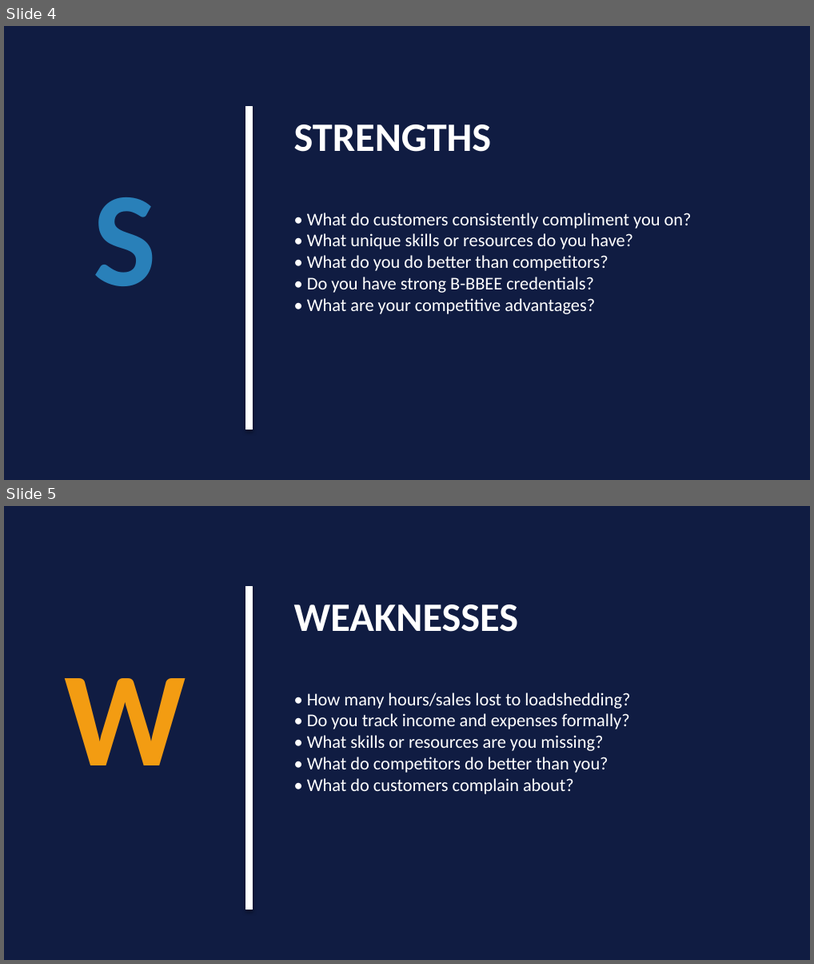
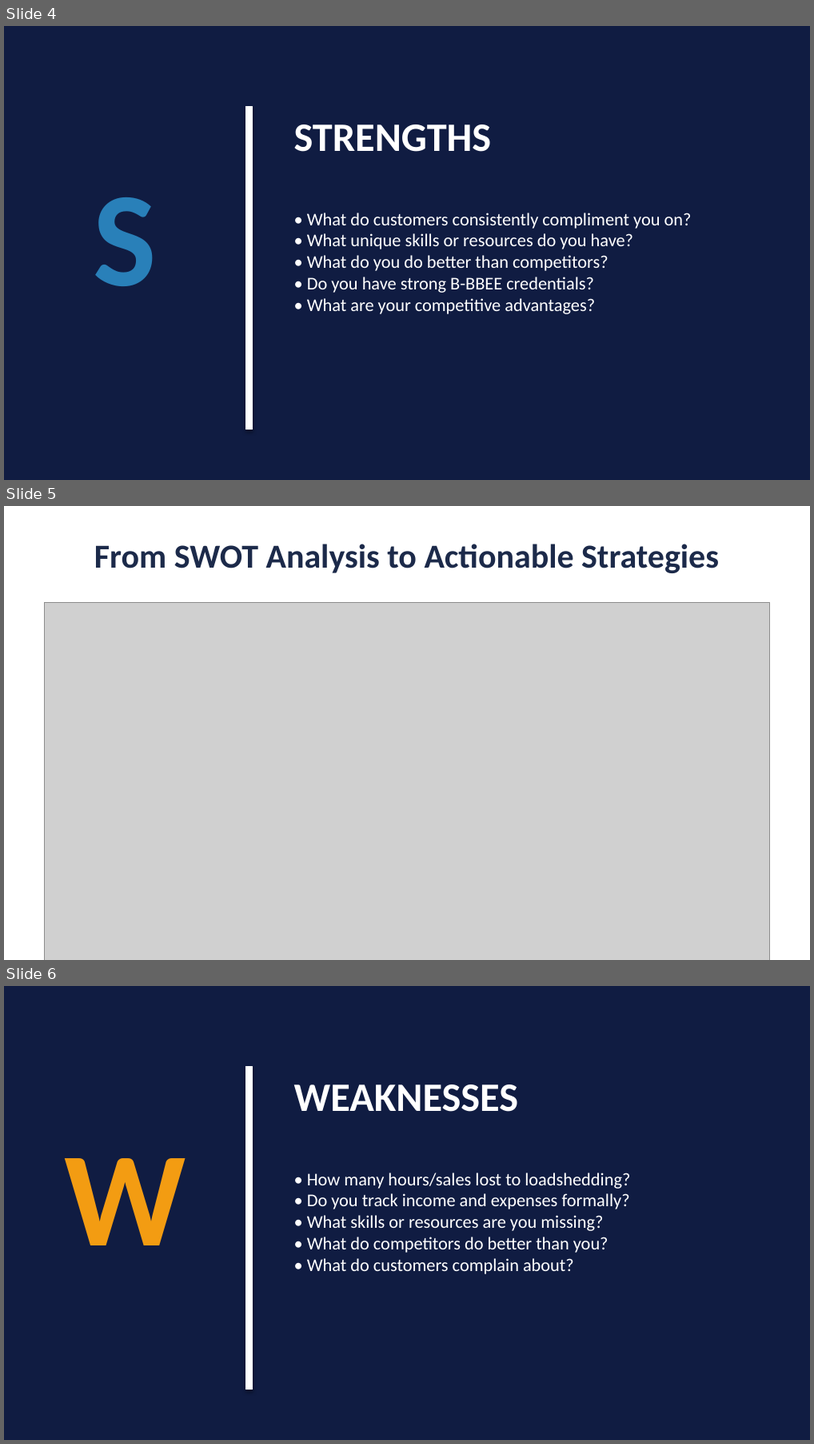
Before and after one commit to Phathizwe/Operiva, a slide deck: artifacts/04-SWOT-Analysis-Presentation.pptx. Shown one above the other, each under a label of ours: slides 4 and 5 before the commit, slides 4, 5 and 6 after it. The pictures are 814x964 and 814x1444 pixels, drawn with LibreOffice and Linux fonts; fonts in the diff are those of the drawing; grey boxes stand for pictures. Boxes give left, top, right and bottom in pixels: in the first picture for what was removed or moved away, otherwise in the second. Text is boxed around its words. In the diff, an @@ line names an element or a change of style, - is before the commit and + after.

```diff
--- a/artifacts/04-SWOT-Analysis-Presentation.pptx
+++ b/artifacts/04-SWOT-Analysis-Presentation.pptx
@@ slide 5 added at bbox=[4, 506, 810, 960], background #FFFFFF @@
@@ text added at bbox=[94, 544, 719, 573], 30 pt, text #1C2A4A, bold @@
+From SWOT Analysis to Actionable Strategies
@@ picture added at bbox=[44, 603, 770, 960] @@
@@ what was slide 5 is now slide 6 @@
```
Also in this commit, not shown: 15 other files.
